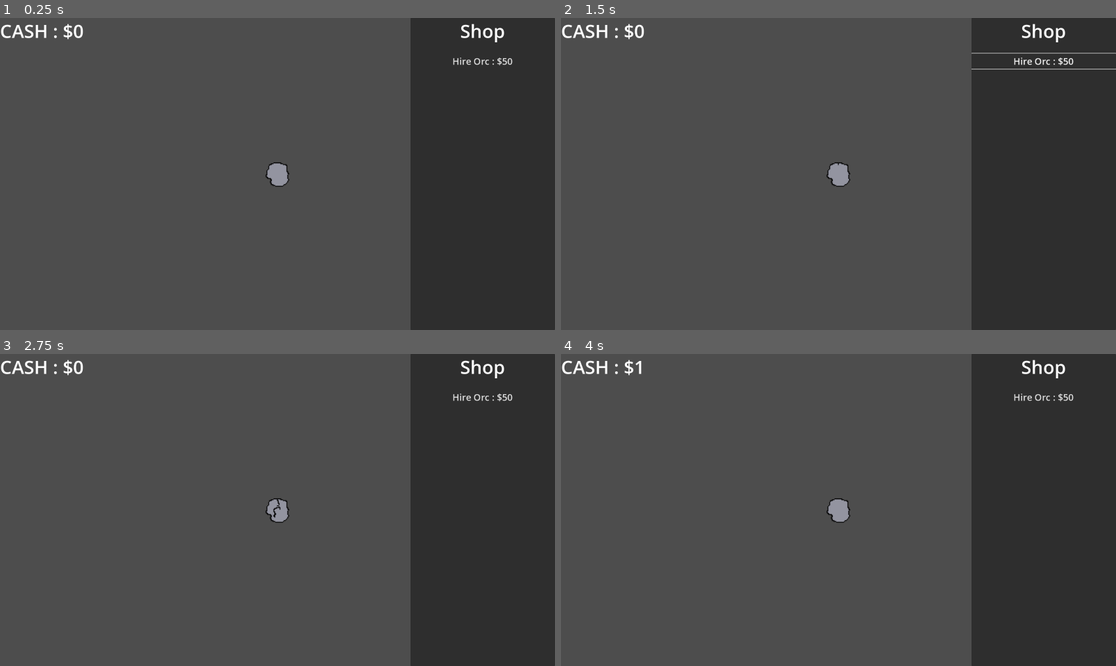
Above: before the commit, frames 1-4 (two rows, left to right).
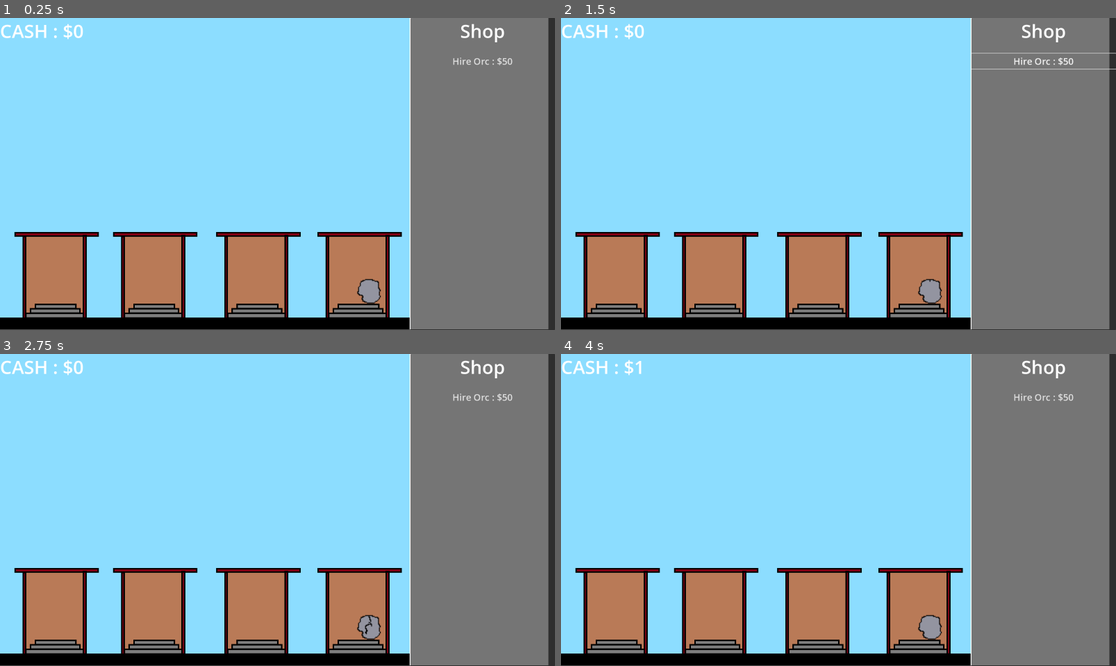
Above: after the commit, the same moments.

Repository: alstonStone/BoulderBreakerz
Game: Godot game, scene res://Scenes/game.tscn
Same seed, same stepped clock (60 frames per second), same inputs: the game is played once before the commit and once after it.
Inputs (mouse positions are in pixels of both pictures, inside the frame that each line leads up to; where the layout moved, square brackets give the same spot in the first picture):
- Up to frame 1 (0.25 s): no input
- Up to frame 2 (1.5 s): click (932, 292) [838, 174] at 0.5 s; click "Hire Orc : $50" at 1.25 s
- Up to frame 3 (2.75 s): click (371, 628) [277, 510] at 2 s
- Up to frame 4 (4 s): click "Hire Orc : $50" at 2.75 s; click (932, 628) [838, 510] at 3.5 s

The runs differ from the first frame. In frame 1, 98% of the frame differs, in the area x 0-99%, y 0-100%; in frame 2, 98%; in frame 3, 98%; in frame 4, 98%.

Commit message:
Added background and changes boulder anc orc locations

Diff:
--- a/Scenes/game.tscn
+++ b/Scenes/game.tscn
@@ -1,6 +1,7 @@
-[gd_scene load_steps=16 format=3 uid="uid://vhwr1gajsdqv"]
+[gd_scene load_steps=17 format=3 uid="uid://vhwr1gajsdqv"]
 
 [ext_resource type="Script" path="res://Scripts/game.gd" id="1_5mub3"]
+[ext_resource type="Texture2D" uid="uid://qhn8uf67lx1c" path="res://Assets/backgroundFull.png" id="2_7vuj5"]
 [ext_resource type="Script" path="res://Scripts/Boulder.gd" id="3_c4ujr"]
 [ext_resource type="Script" path="res://Scripts/ScoreLabel.gd" id="3_hg1ow"]
 [ext_resource type="Texture2D" uid="uid://ptp5f4qb5xt1" path="res://Assets/BasicRock.png" id="4_ycgrg"]
@@ -57,54 +58,36 @@
 [node name="Game" type="CanvasLayer"]
 script = ExtResource("1_5mub3")
 
-[node name="Boulder" type="Button" parent="."]
-anchors_preset = 8
-anchor_left = 0.5
-anchor_top = 0.5
-anchor_right = 0.5
-anchor_bottom = 0.5
-offset_left = -68.0
-offset_top = -68.0
-offset_right = 68.0
-offset_bottom = 68.0
-grow_horizontal = 2
-grow_vertical = 2
-theme_override_styles/normal = SubResource("StyleBoxEmpty_ddg63")
-theme_override_styles/hover = SubResource("StyleBoxEmpty_n8fvr")
-theme_override_styles/pressed = SubResource("StyleBoxEmpty_qsk2l")
-theme_override_styles/focus = SubResource("StyleBoxEmpty_etsg6")
-action_mode = 0
-flat = true
-icon_alignment = 1
-script = ExtResource("3_c4ujr")
+[node name="Background" type="Sprite2D" parent="."]
+position = Vector2(947, 537)
+texture = ExtResource("2_7vuj5")
 
-[node name="BoulderImage" type="Sprite2D" parent="Boulder"]
-position = Vector2(69, 70)
-scale = Vector2(3, 3)
-texture = ExtResource("4_ycgrg")
-hframes = 2
-vframes = 3
-
-[node name="ScoreLabel" type="Label" parent="."]
+[node name="ScoreLabel" type="Label" parent="Background"]
 anchors_preset = 10
 anchor_right = 1.0
-offset_bottom = 88.0
+offset_left = -947.0
+offset_top = -537.0
+offset_right = -947.0
+offset_bottom = -449.0
 grow_horizontal = 2
 theme_override_font_sizes/font_size = 64
 text = "SCORE
 "
 script = ExtResource("3_hg1ow")
 
-[node name="ShopTab" type="ItemList" parent="."]
+[node name="ShopTab" type="ItemList" parent="Background"]
 anchors_preset = 11
 anchor_left = 1.0
 anchor_right = 1.0
 anchor_bottom = 1.0
-offset_left = -500.0
+offset_left = -1427.0
+offset_top = -537.0
+offset_right = -927.0
+offset_bottom = -537.0
 grow_horizontal = 0
 grow_vertical = 2
 
-[node name="ShopLabel" type="Label" parent="ShopTab"]
+[node name="ShopLabel" type="Label" parent="Background/ShopTab"]
 layout_mode = 1
 anchors_preset = 10
 anchor_right = 1.0
@@ -115,7 +98,7 @@
 "
 horizontal_alignment = 1
 
-[node name="BuyOrcButton" type="Button" parent="ShopTab/ShopLabel"]
+[node name="BuyOrcButton" type="Button" parent="Background/ShopTab/ShopLabel"]
 layout_mode = 1
 anchors_preset = -1
 anchor_top = 1.398
@@ -128,14 +111,43 @@
 text = "Hire Orc : $50"
 flat = true
 
-[node name="Orc" type="AnimatedSprite2D" parent="."]
+[node name="Boulder" type="Button" parent="Background"]
+anchors_preset = -1
+anchor_left = 0.676
+anchor_top = 0.879
+anchor_right = 0.676
+anchor_bottom = 0.879
+offset_left = -1000.4
+offset_top = -593.32
+offset_right = -899.4
+offset_bottom = -486.32
+grow_horizontal = 2
+grow_vertical = 2
+theme_override_styles/normal = SubResource("StyleBoxEmpty_ddg63")
+theme_override_styles/hover = SubResource("StyleBoxEmpty_n8fvr")
+theme_override_styles/pressed = SubResource("StyleBoxEmpty_qsk2l")
+theme_override_styles/focus = SubResource("StyleBoxEmpty_etsg6")
+action_mode = 0
+flat = true
+icon_alignment = 1
+script = ExtResource("3_c4ujr")
+
+[node name="BoulderImage" type="Sprite2D" parent="Background/Boulder"]
+position = Vector2(47, 53)
+scale = Vector2(3, 3)
+texture = ExtResource("4_ycgrg")
+hframes = 2
+vframes = 3
+
+[node name="Orc" type="AnimatedSprite2D" parent="Background"]
 visible = false
-position = Vector2(903, 516)
+position = Vector2(286, 404)
 sprite_frames = SubResource("SpriteFrames_v8ye3")
+frame_progress = 0.470725
 script = ExtResource("6_s0a0u")
 
-[connection signal="pressed" from="Boulder" to="Boulder" method="_on_pressed"]
-[connection signal="pressed" from="ShopTab/ShopLabel/BuyOrcButton" to="Orc" method="_on_buy_orc_button_pressed"]
-[connection signal="visibility_changed" from="ShopTab/ShopLabel/BuyOrcButton" to="Boulder" method="_on_buy_orc_button_visibility_changed"]
-[connection signal="animation_finished" from="Orc" to="Boulder" method="_on_orc_animation_finished"]
-[connection signal="animation_looped" from="Orc" to="Boulder" method="_on_orc_animation_looped"]
+[connection signal="pressed" from="Background/ShopTab/ShopLabel/BuyOrcButton" to="Background/Orc" method="_on_buy_orc_button_pressed"]
+[connection signal="visibility_changed" from="Background/ShopTab/ShopLabel/BuyOrcButton" to="Background/Boulder" method="_on_buy_orc_button_visibility_changed"]
+[connection signal="pressed" from="Background/Boulder" to="Background/Boulder" method="_on_pressed"]
+[connection signal="animation_finished" from="Background/Orc" to="Background/Boulder" method="_on_orc_animation_finished"]
+[connection signal="animation_looped" from="Background/Orc" to="Background/Boulder" method="_on_orc_animation_looped"]
Binary file added: Assets/background.png
Not shown, added: Assets/background.png.import
Binary file added: Assets/backgroundFull.png
Not shown, added: Assets/backgroundFull.png.import
